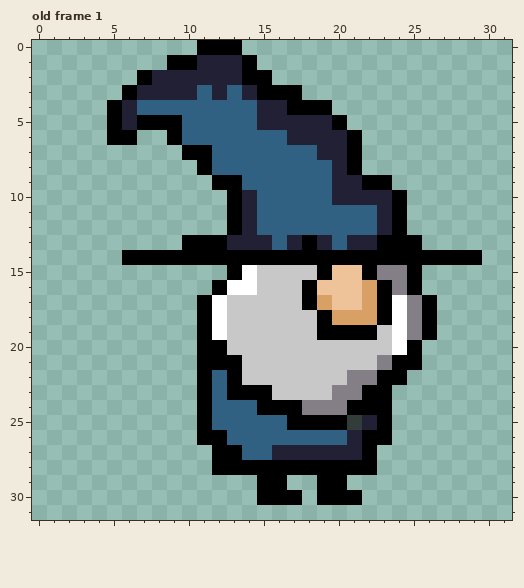
Edited in one commit: pixel-art file (Assets/Game Assets/Characters/Myth Creatures/DuwendeHurt.aseprite). This is how it looked before the edit.
32x32 pixels, 5 frames. Shown: old frame 1. The commit also changed other frames, which this record leaves out.
The result:
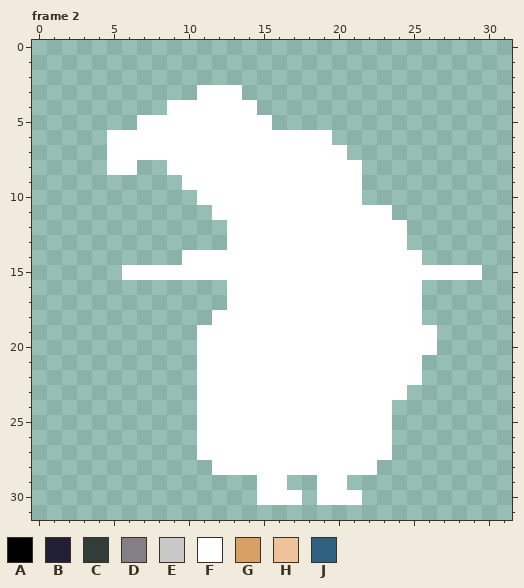
Palette (. is transparent): A #000000  B #222034  C #323c39  D #847e87  E #c8c8c8  F #ffffff  G #d9a066  H #eec39a  J #306082
A new or re-ordered frame is compared with the old frame closest to it.
Diff:
frames 5 -> 4
--- frame 2 is new; against old frame 1
@@ x 0..31 @@
- 0 ...........AAA..................
- 1 .........AABBBA.................
- 2 .......ABBBBBBAA................
- 3 ......ABBBBJBJBAAA..............
- 4 .....ABJJJJJJJJBBAAA............
- 5 .....ABAAAJJJJJBBBBBA...........
- 6 .....AA..AJJJJJJJBBBBA..........
- 7 ..........AAJJJJJJJBBA..........
- 8 ...........AJJJJJJJJBA..........
- 9 ............AAJJJJJJBBAA........
-10 .............ABJJJJJBBBBA.......
-11 .............ABJJJJJJJJBA.......
-12 .............ABJJJJJJJJBA.......
-13 ..........AAABBBJBABJBBAAA......
-14 ......AAAAAAAAAAAAAAAAAAAAAAAA..
-15 .............AFEEEEAHHADDA......
-16 ............AFFEEEAHHHGADA......
-17 ...........AFEEEEEAGHHGAFDA.....
-18 ...........AFEEEEEEAGGGAFDA.....
-19 ...........AFEEEEEEAAAAEFDA.....
-20 ...........AAEEEEEEEEEEEFA......
-21 ...........AAAEEEEEEEEEDAA......
-22 ...........AJAEEEEEEEDDAA.......
-23 ...........AJAAAEEEEDDAA........
-24 ...........AJJJAAADDDAAA........
-25 ...........AJJJJJAAAACBA........
-26 ...........AAJJJJJJJJBAA........
-27 ............AAJJBBBBBBA.........
-28 ............AAAAAAAAAAA.........
-29 ...............AA..AA...........
-30 ...............AAA.AAA..........
+ 0 ................................
+ 1 ................................
+ 2 ................................
+ 3 ...........FFF..................
+ 4 .........FFFFFF.................
+ 5 .......FFFFFFFFF................
+ 6 .....FFFFFFFFFFFFFFF............
+ 7 .....FFFFFFFFFFFFFFFF...........
+ 8 .....FF..FFFFFFFFFFFFF..........
+ 9 ..........FFFFFFFFFFFF..........
+10 ...........FFFFFFFFFFF..........
+11 ............FFFFFFFFFFFF........
+12 .............FFFFFFFFFFFF.......
+13 .............FFFFFFFFFFFF.......
+14 ..........FFFFFFFFFFFFFFFF......
+15 ......FFFFFFFFFFFFFFFFFFFFFFFF..
+16 .............FFFFFFFFFFFFF......
+17 .............FFFFFFFFFFFFF......
+18 ............FFFFFFFFFFFFFF......
+19 ...........FFFFFFFFFFFFFFFF.....
+20 ...........FFFFFFFFFFFFFFFF.....
+21 ...........FFFFFFFFFFFFFFF......
+22 ...........FFFFFFFFFFFFFFF......
+23 ...........FFFFFFFFFFFFFF.......
+24 ...........FFFFFFFFFFFFF........
+25 ...........FFFFFFFFFFFFF........
+26 ...........FFFFFFFFFFFFF........
+27 ...........FFFFFFFFFFFFF........
+28 ............FFFFFFFFFFF.........
+29 ...............FF..FF...........
+30 ...............FFF.FFF..........
 31 ................................
Changed places in both pictures, as pixel boxes (x1, y1, x2, y2):
changed: (107, 40, 482, 505)
